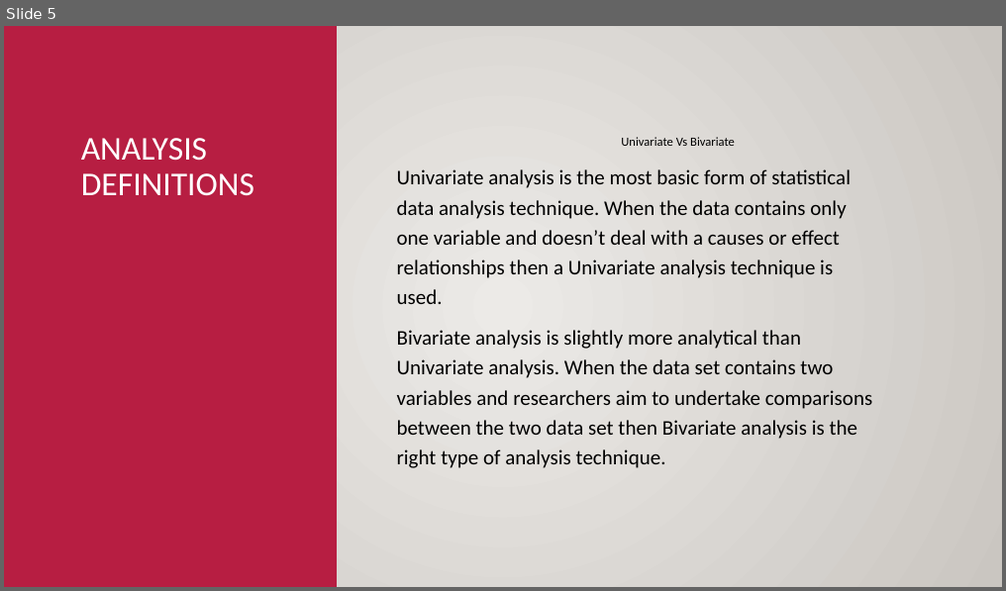
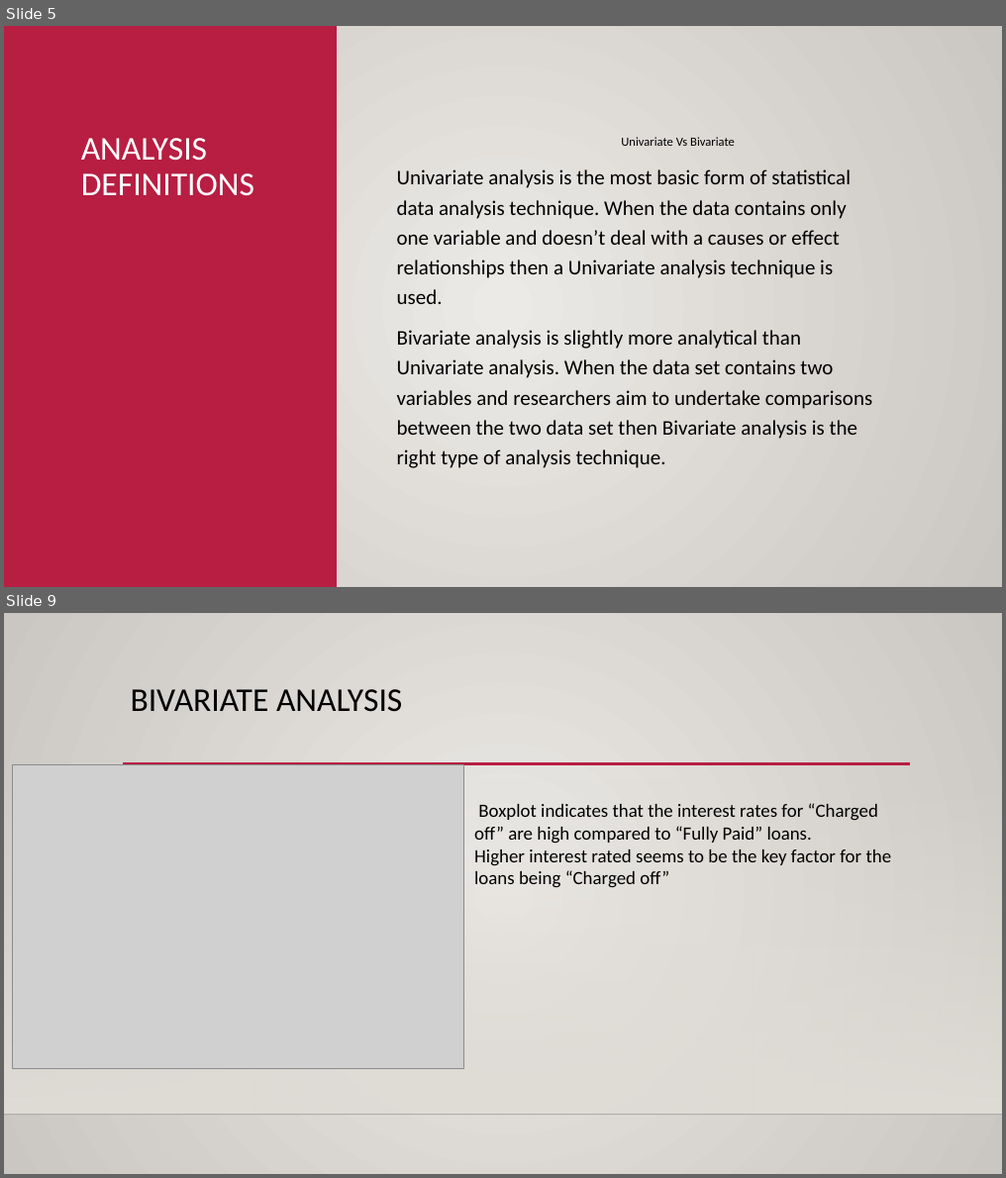
Before and after one commit to jiten-kmar/LendingClubCaseStudy, a slide deck: lending_analysis.pptx. Shown one above the other, each under a label of ours: slide 5 before the commit, slides 5 and 9 after it; the slides between them are not shown. The pictures are 1006x591 and 1006x1178 pixels, drawn with LibreOffice and Linux fonts; fonts in the diff are those of the drawing; grey boxes stand for pictures; background and template pictures are left out. Boxes give left, top, right and bottom in pixels: in the first picture for what was removed or moved away, otherwise in the second. Text is boxed around its words. In the diff, an @@ line names an element or a change of style, - is before the commit and + after.

```diff
--- a/lending_analysis.pptx
+++ b/lending_analysis.pptx
@@ slide 9 added at (4,613,1002,1174), background gradient #ECEAE7 to #CAC7C1; not listed: 3 template elements that a slide beside it also shows @@
@@ title added at (131,689,402,712), 32 pt, text #000000 @@
+BIVARIATE ANALYSIS
@@ picture added at (12,765,464,1069) @@
@@ text added at (474,803,892,888), 18 pt, text #000000 @@
+Boxplot indicates that the interest rates for “Charged off” are high compared to “Fully Paid” loans.
+Higher interest rated seems to be the key factor for the loans being “Charged off”
```
Also in this commit, not shown: 3 slides changed, 6 other slides added, 1 slide removed.
